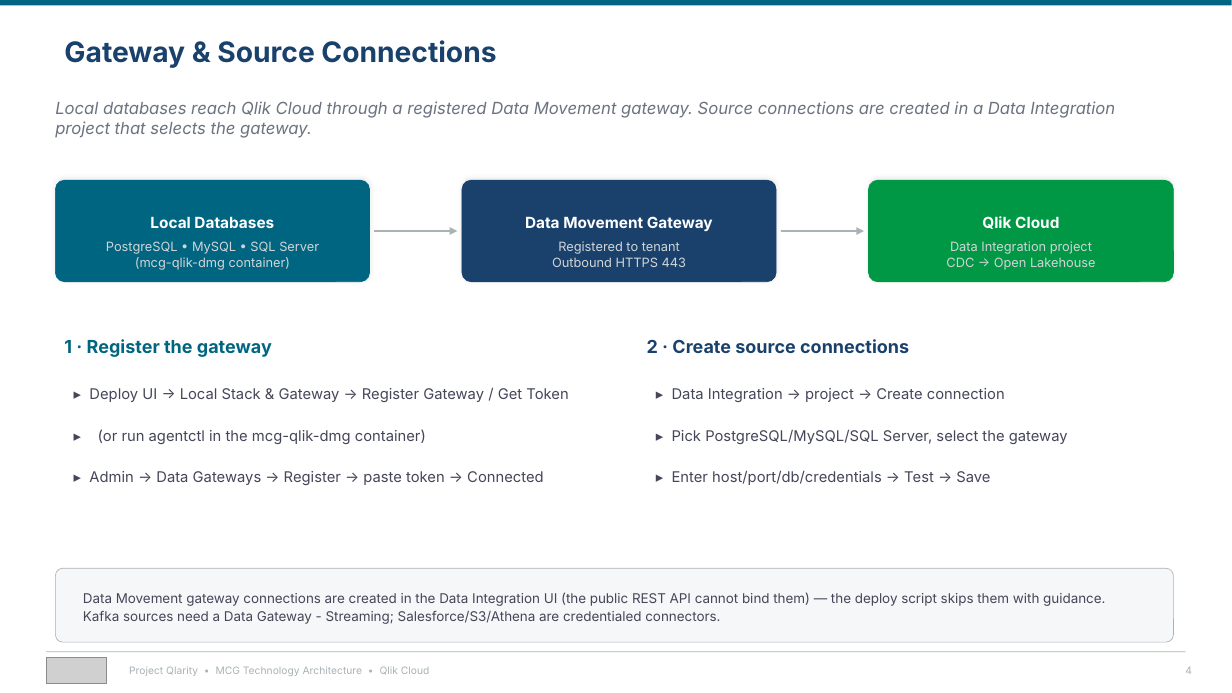
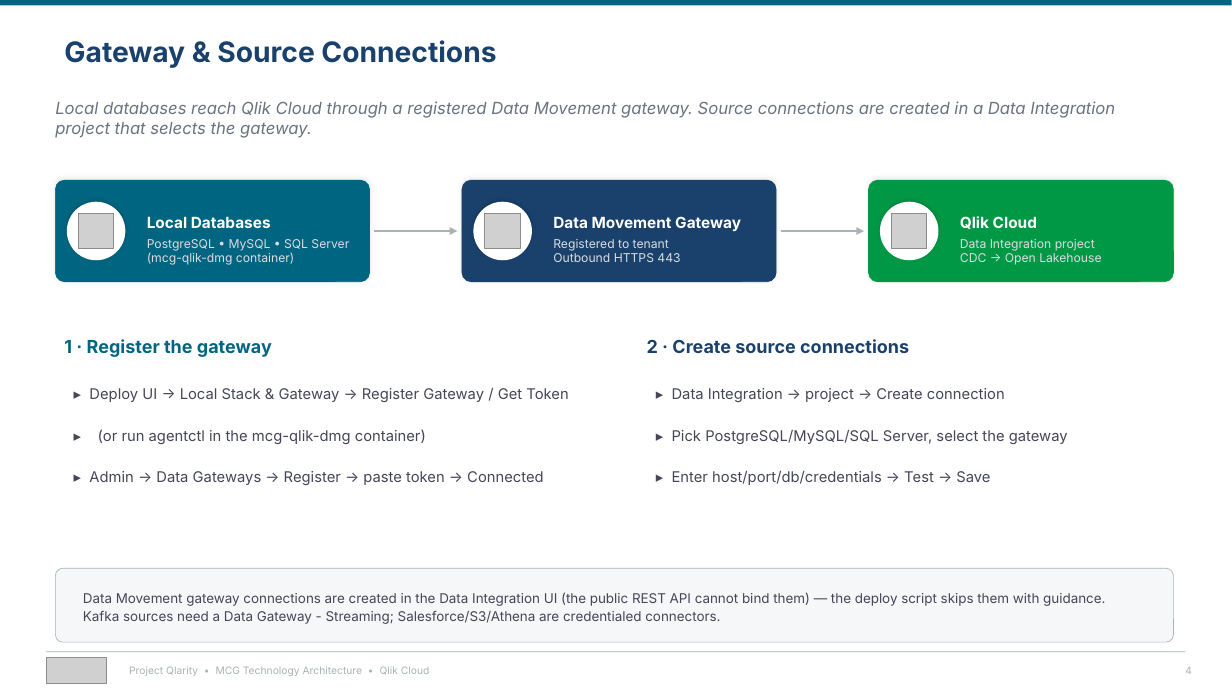
Before and after one commit to robertschoenfeldqlik/meridan_retail_group_qlik_demo_assets, a slide deck: slide 4 of MCG_Technology_Architecture.pptx. Drawn at 1232x693 pixels with LibreOffice and Linux fonts; fonts in the diff are those of the drawing; grey boxes stand for pictures. Boxes give left, top, right and bottom in pixels: in the first picture for what was removed or moved away, otherwise in the second. Text is boxed around its words. In the diff, an @@ line names an element or a change of style, - is before the commit and + after.

```diff
--- a/MCG_Technology_Architecture.pptx
+++ b/MCG_Technology_Architecture.pptx
@@ ellipse added at [67,202,125,260], fill #FFFFFF, outline #FFFFFF 1 pt @@
@@ ellipse added at [474,202,531,260], fill #FFFFFF, outline #FFFFFF 1 pt @@
@@ text "Data Movement Gateway": place and size @@
-text "Data Movement Gateway" at [525,216,713,231]
+text "Data Movement Gateway" at [553,216,741,231]
@@ ellipse added at [881,202,938,260], fill #FFFFFF, outline #FFFFFF 1 pt @@
@@ alignment centre to left in 3 elements at [553,216,741,231], [147,216,271,228], [960,216,1037,229] @@
@@ text "Qlik Cloud": place and size @@
-text "Qlik Cloud" at [982,216,1059,229]
+text "Qlik Cloud" at [960,216,1037,229]
@@ picture added at [79,213,114,249] @@
@@ text "PostgreSQL • MySQL • SQL ...": place and size @@
-text "PostgreSQL • MySQL • SQL ..." at [106,241,319,270]
+text "PostgreSQL • MySQL • SQL ..." at [147,239,349,265]
@@ picture added at [485,213,520,249] @@
@@ picture added at [892,213,927,249] @@
@@ size 10 to 9.5 pt, text colour #D0D4D7 to #D8DCE0; alignment centre to left; line spacing 1.05 to 1.02 in 3 elements at [553,239,680,262], [147,239,349,265], [960,239,1101,265] @@
@@ text "Data Integration project": place and size @@
-text "Data Integration project" at [946,241,1096,270]
+text "Data Integration project" at [960,239,1101,265]
```
Also in this commit, not shown: 2 other slides changed, 33 other files.
